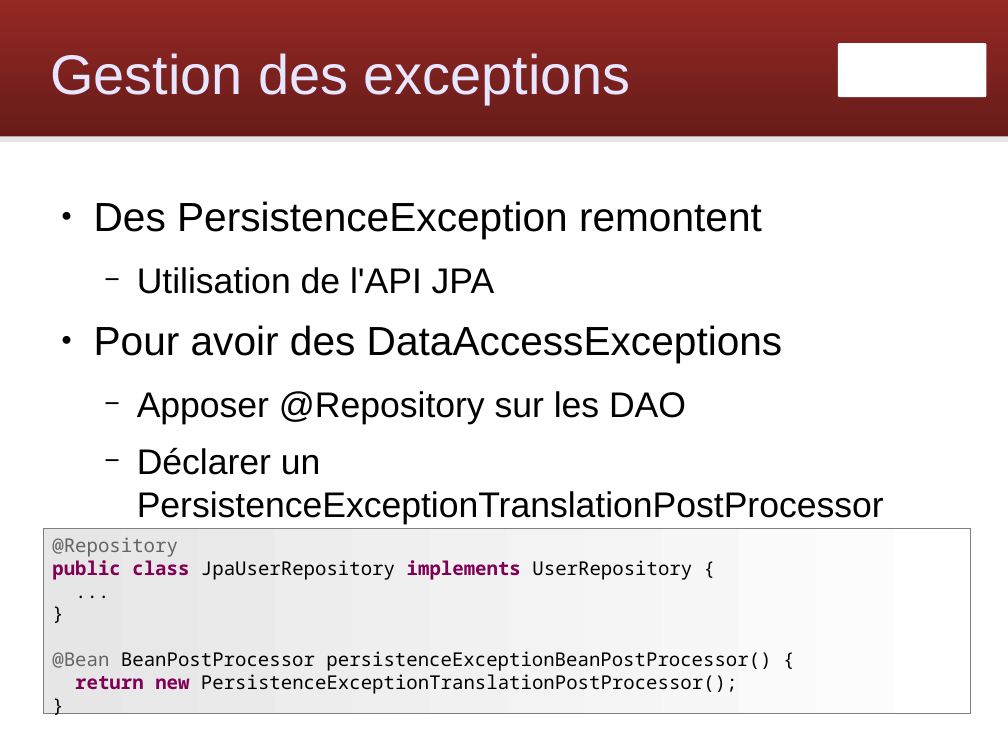
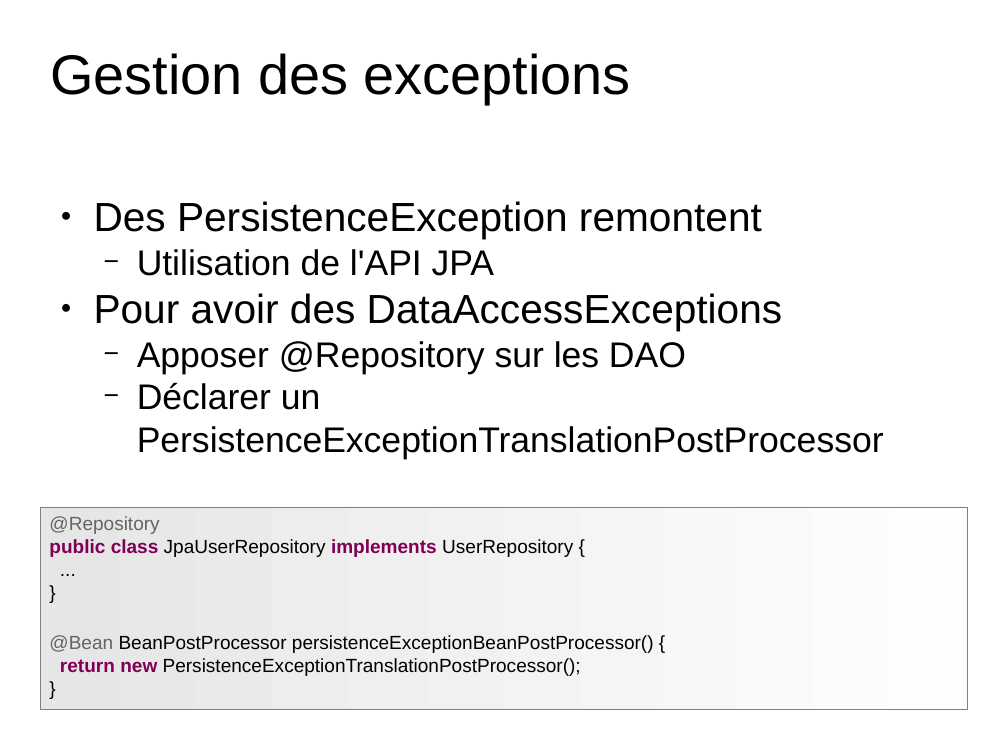
Before and after one commit to Zenika/workshop-spring-core, a slide deck: slide 73 of spring-workshop.odp. Drawn at 1008x756 pixels with LibreOffice and Linux fonts; fonts in the diff are those of the drawing; background and template pictures are left out. Boxes give left, top, right and bottom in pixels: in the first picture for what was removed or moved away, otherwise in the second. Text is boxed around its words. In the diff, an @@ line names an element or a change of style, - is before the commit and + after.

Commit message:
Update theme

```diff
--- a/spring-workshop.odp
+++ b/spring-workshop.odp
@@ rounded rectangle removed at (0,0,1008,137) @@
@@ text "Gestion des exceptions" at (50,53,631,103): text colour #E6E6FF to #000000 @@
@@ freeform shape removed at (838,43,986,97) @@
@@ line removed from (0, 139) to (1008, 139) @@
@@ text "Des PersistenceException remontent" at (94,201,884,459): indent changed; less space between paragraphs @@
@@ rectangle "@Repository": place and size @@
-rectangle "@Repository" at (43,529,970,713)
+rectangle "@Repository" at (40,508,968,710)
@@ rectangle "@Repository" at (40,508,968,710): font Noto Sans Mono to Arial; outline #808080 0 pt to #808080 0.74 pt @@
```
Also in this commit, not shown: 106 other slides changed.
